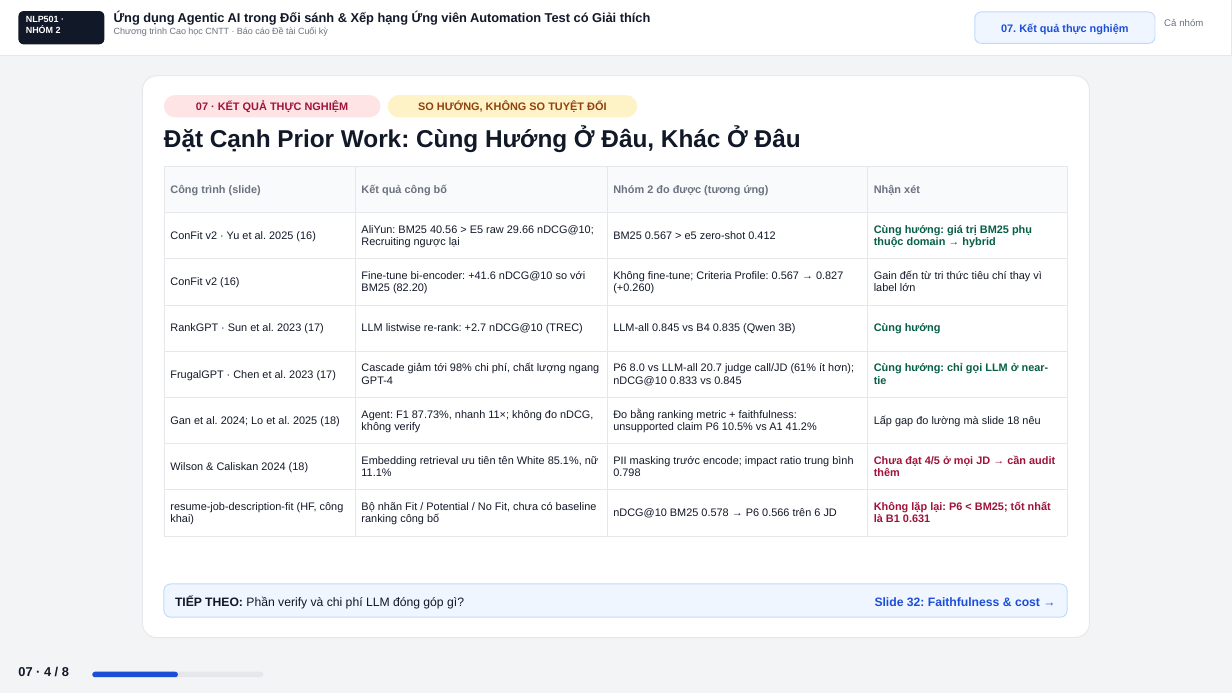
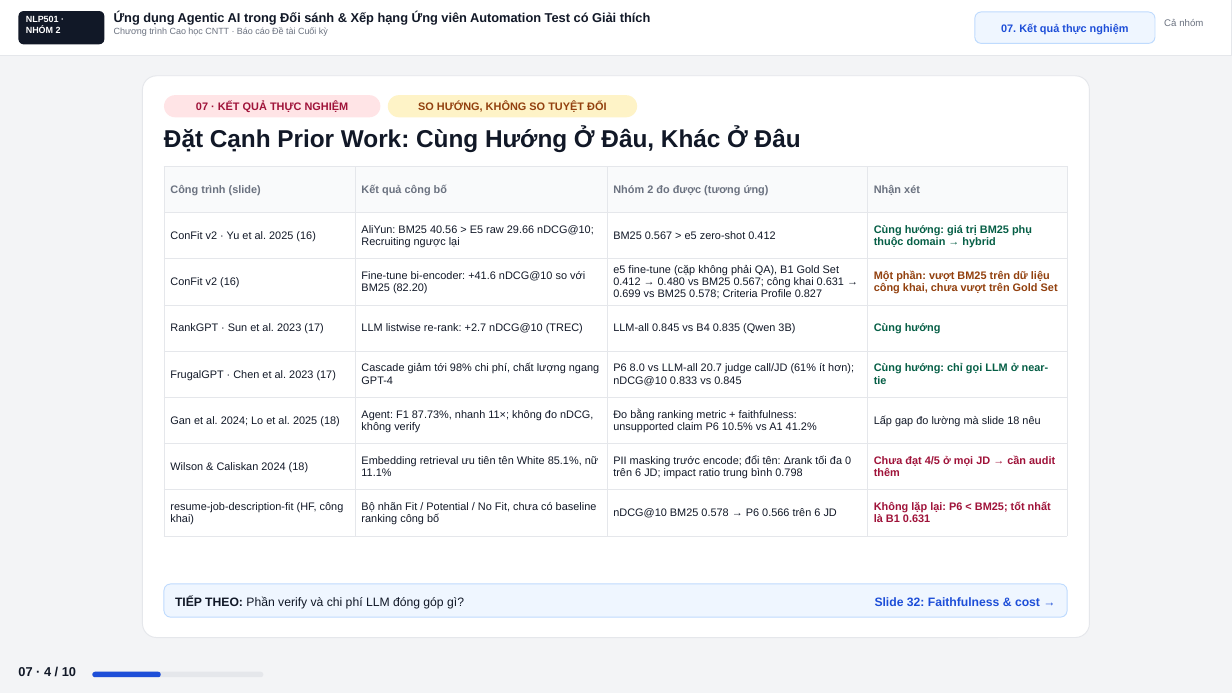
Before and after one commit to ZgsNat/NLP501.22_GROUP_2, a slide deck: slide 31 of Slide_Group2_NLP501-3.pptx. Drawn at 1232x693 pixels with LibreOffice and Linux fonts; fonts in the diff are those of the drawing. Boxes give left, top, right and bottom in pixels: in the first picture for what was removed or moved away, otherwise in the second. Text is boxed around its words. In the diff, an @@ line names an element or a change of style, - is before the commit and + after.

Commit message:
feat: add fine-tune results to slides and README
- Dense encoder trains with CachedMultipleNegativesRankingLoss (mini-batch 4) to avoid the CPU crash at batch 16
- Fine-tune slide, ConFit prior-work row and conclusion use the 29/10 runs (Gold Set and public data)
- ConFit row now reports the public-data result where fine-tuned dense beats BM25
- README documents fine-tune metrics and base vs fine-tuned nDCG@10

```diff
--- a/Slide_Group2_NLP501-3.pptx
+++ b/Slide_Group2_NLP501-3.pptx
@@ table at [164, 166, 1067, 536] @@
-row 3, column 3: Không fine-tune; Criteria Profile: 0.567 → 0.827 (+0.260)
+row 3, column 3: e5 fine-tune (cặp không phải QA), B1 Gold Set 0.412 → 0.480 vs BM25 0.567; công khai 0.631 → 0.699 vs BM25 0.578; Criteria Profile 0.827
-row 3, column 4: Gain đến từ tri thức tiêu chí thay vì label lớn
+row 3, column 4: Một phần: vượt BM25 trên dữ liệu công khai, chưa vượt trên Gold Set
-row 7, column 3: PII masking trước encode; impact ratio trung bình 0.798
+row 7, column 3: PII masking trước encode; đổi tên: Δrank tối đa 0 trên 6 JD; impact ratio trung bình 0.798
@@ text at [18, 667, 76, 676]: text changed @@
-07 · 4 / 8
+07 · 4 / 10
@@ rounded rectangle: place and size @@
-rounded rectangle at [92, 672, 178, 677]
+rounded rectangle at [92, 672, 161, 677]
```
Also in this commit, not shown: 8 other slides changed, 2 slides added, 6 other files.
